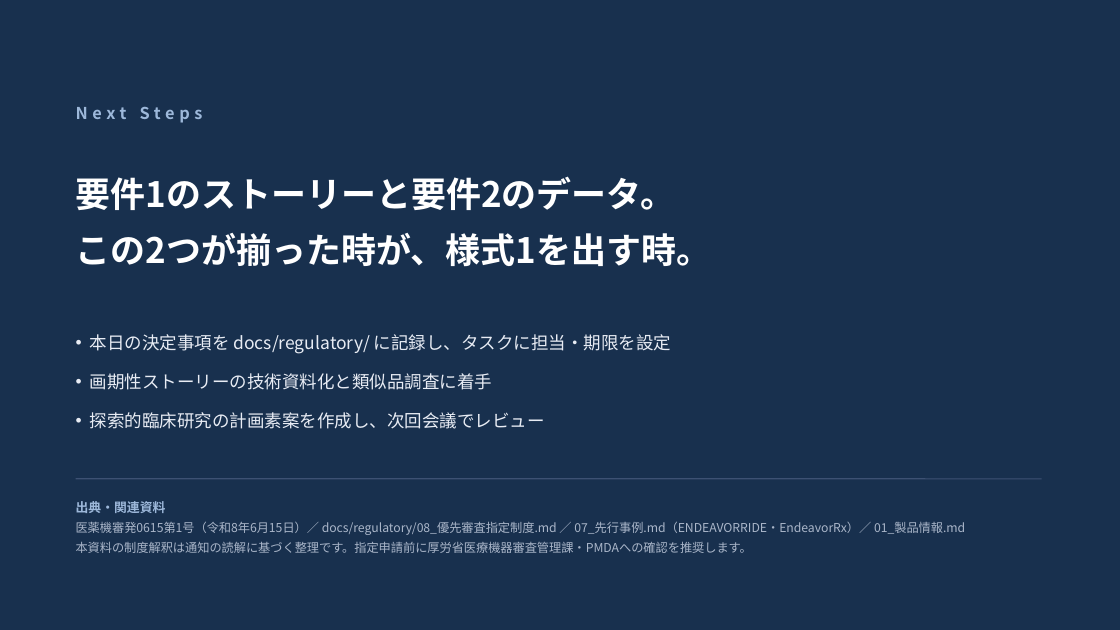
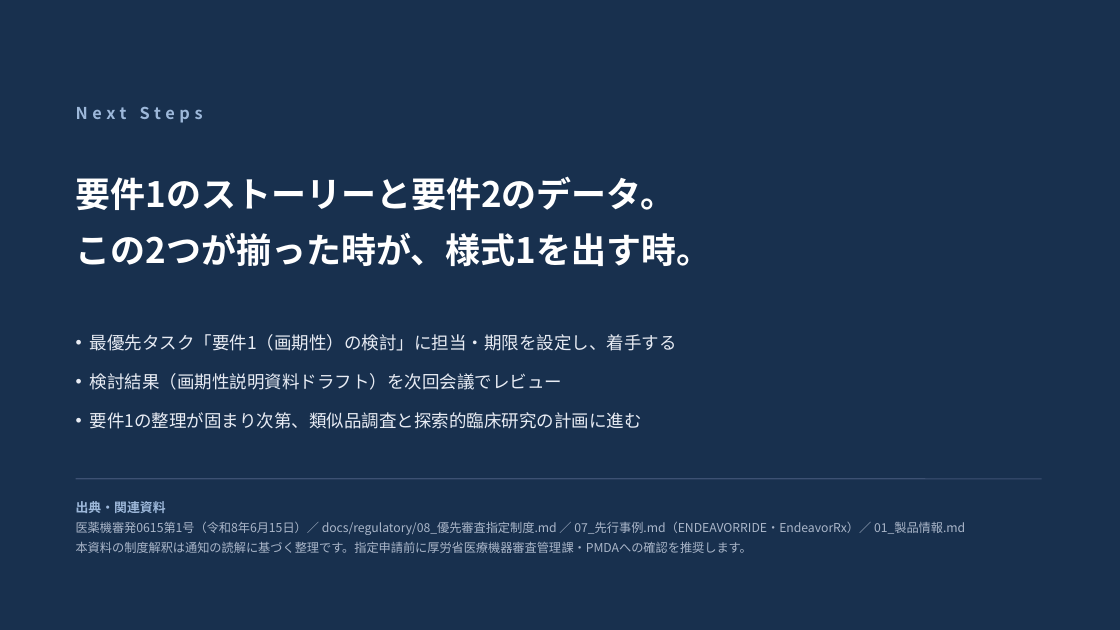
Before and after one commit to Cizeta-connectrum/ProjectManagement, a slide deck: slide 11 of docs/regulatory/09_キックオフ資料_優先審査指定制度.pptx (slide 12 before the commit). Drawn at 1120x630 pixels with LibreOffice and Linux fonts; fonts in the diff are those of the drawing. Boxes give left, top, right and bottom in pixels: in the first picture for what was removed or moved away, otherwise in the second. Text is boxed around its words. In the diff, an @@ line names an element or a change of style, - is before the commit and + after.

```diff
--- a/docs/regulatory/09_キックオフ資料_優先審査指定制度.pptx
+++ b/docs/regulatory/09_キックオフ資料_優先審査指定制度.pptx
@@ text at [90,334,677,429]: text changed @@
-• 本日の決定事項を docs/regulatory/ に記録し、タスクに担当・期限を設定
-• 画期性ストーリーの技術資料化と類似品調査に着手
-• 探索的臨床研究の計画素案を作成し、次回会議でレビュー
+• 最優先タスク「要件1（画期性）の検討」に担当・期限を設定し、着手する
+• 検討結果（画期性説明資料ドラフト）を次回会議でレビュー
+• 要件1の整理が固まり次第、類似品調査と探索的臨床研究の計画に進む
```
Also in this commit, not shown: 1 other slide changed, 2 slides added, 3 slides removed, 1 other file.
